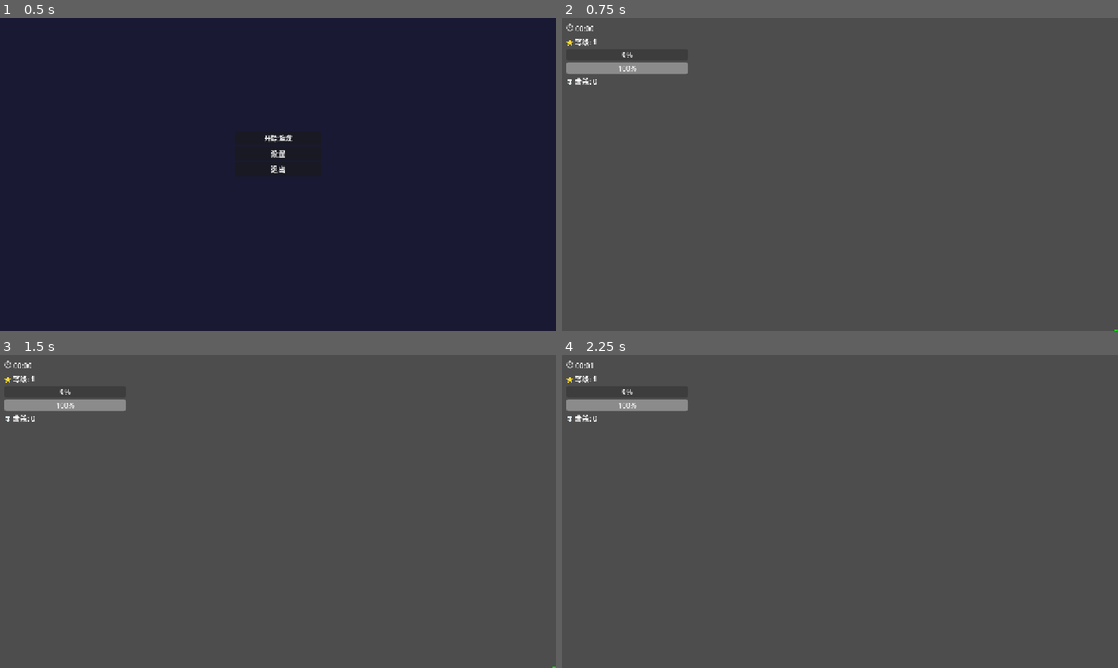
Above: before the commit, frames 1-4 (two rows, left to right).
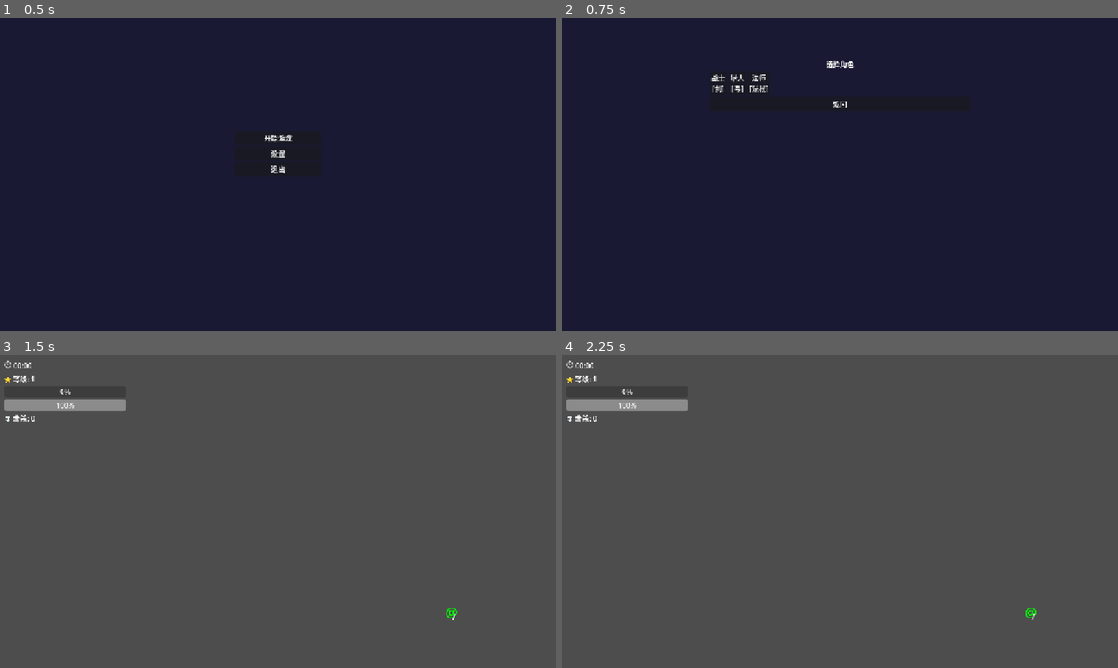
Above: after the commit, the same moments.

Repository: Coulky/milk
Game: Godot game, scene res://scenes/ui/main_menu.tscn
The game is run twice, just before and just after one commit, with the same random seed, the same clock (stepped at 60 frames per second) and the same inputs.
Inputs (mouse positions are in pixels of both pictures, inside the frame that each line leads up to):
- Up to frame 1 (0.5 s): no input
- Up to frame 2 (0.75 s): click "开始游戏" at 0.5 s
- Up to frame 3 (1.5 s): click (155, 420) at 1.25 s, where only the run after the commit has a clickable "战士 [剑]"
- Up to frame 4 (2.25 s): tap Enter (ui_accept) at 2 s; hold D (move_right) from 2.03 s (still down)

Frame 1 is identical in both runs. In frame 2, 100% of the frame differs, in the area x 0-100%, y 0-100%; in frame 3, less than 0.1%; in frame 4, less than 0.1%.

Commit message:
添加角色选择界面

Diff:
--- a/configs/characters.json
+++ b/configs/characters.json
@@ -12,6 +12,20 @@
       "attack": 10,
       "defense": 5,
       "starting_weapons": ["sword"],
+      "unlock_condition": null
+    },
+    {
+      "id": "hunter",
+      "name": "猎人",
+      "description": "远程攻击的猎人",
+      "symbol": "H",
+      "symbol_color": "#ffff00",
+      "model_path": "",
+      "max_health": 80,
+      "speed": 220,
+      "attack": 15,
+      "defense": 3,
+      "starting_weapons": ["bow"],
       "unlock_condition": null
     },
     {
--- a/configs/weapons.json
+++ b/configs/weapons.json
@@ -17,6 +17,25 @@
       "evolution": {
         "required_item": "armor",
         "evolves_to": "holy_sword"
+      }
+    },
+    {
+      "id": "bow",
+      "name": "弓",
+      "description": "远程武器，发射弓箭",
+      "type": "projectile",
+      "symbol": "|",
+      "symbol_color": "#88ff88",
+      "model_path": "",
+      "damage": 12,
+      "attack_speed": 1.2,
+      "range": 400,
+      "projectile_count": 1,
+      "projectile_speed": 600,
+      "piercing": 1,
+      "evolution": {
+        "required_item": "quiver",
+        "evolves_to": "holy_bow"
       }
     },
     {
--- /dev/null
+++ b/scenes/ui/character_select.tscn
@@ -0,0 +1,66 @@
+[gd_scene load_steps=2 format=3 uid="uid://character_select_scene"]
+
+[ext_resource type="Script" path="res://scripts/ui/character_select.gd" id="1_charselect"]
+
+[node name="CharacterSelect" type="Control"]
+layout_mode = 3
+anchors_preset = 15
+anchor_right = 1.0
+anchor_bottom = 1.0
+grow_horizontal = 2
+grow_vertical = 2
+script = ExtResource("1_charselect")
+
+[node name="Background" type="ColorRect" parent="."]
+anchors_preset = 15
+anchor_right = 1.0
+anchor_bottom = 1.0
+grow_horizontal = 2
+grow_vertical = 2
+color = Color(0.1, 0.1, 0.2, 1)
+
+[node name="VBoxContainer" type="VBoxContainer" parent="."]
+layout_mode = 2
+anchors_preset = 8
+anchor_left = 0.5
+anchor_top = 0.2
+anchor_right = 0.5
+anchor_bottom = 0.2
+offset_left = -300.0
+offset_top = -50.0
+offset_right = 300.0
+offset_bottom = 50.0
+
+[node name="Title" type="Label" parent="VBoxContainer"]
+layout_mode = 2
+text = "选择角色"
+horizontal_alignment = 1
+add_theme_font_size_override("font_size", 48)
+add_theme_color_override("font_color", Color(1, 1, 1))
+
+[node name="HSeparator" type="HSeparator" parent="VBoxContainer"]
+layout_mode = 2
+
+[node name="HBoxContainer" type="HBoxContainer" parent="VBoxContainer"]
+layout_mode = 2
+
+[node name="WarriorButton" type="Button" parent="VBoxContainer/HBoxContainer"]
+layout_mode = 2
+text = "战士\n[剑]"
+
+[node name="HunterButton" type="Button" parent="VBoxContainer/HBoxContainer"]
+layout_mode = 2
+text = "猎人\n[弓]"
+
+[node name="MageButton" type="Button" parent="VBoxContainer/HBoxContainer"]
+layout_mode = 2
+text = "法师\n[法杖]"
+
+[node name="BackButton" type="Button" parent="VBoxContainer"]
+layout_mode = 2
+text = "返回"
+
+[connection signal="pressed" from="VBoxContainer/HBoxContainer/WarriorButton" to="." method="_on_warrior_button_pressed"]
+[connection signal="pressed" from="VBoxContainer/HBoxContainer/HunterButton" to="." method="_on_hunter_button_pressed"]
+[connection signal="pressed" from="VBoxContainer/HBoxContainer/MageButton" to="." method="_on_mage_button_pressed"]
+[connection signal="pressed" from="VBoxContainer/BackButton" to="." method="_on_back_button_pressed"]
--- a/scripts/entities/player/player.gd
+++ b/scripts/entities/player/player.gd
@@ -1,6 +1,7 @@
 extends CharacterBody2D
 
-@export var character_id: String = "warrior"
+# 从 GameManager 获取选中的角色
+var character_id: String = ""
 
 var character_config: Dictionary = {}
 var max_health: int = 100
@@ -27,6 +28,8 @@
 @onready var weapons_container: Node2D = $Weapons
 
 func _ready():
+	# 从 GameManager 获取选中的角色
+	character_id = GameManager.selected_character
 	load_character_config()
 	setup_character()
 	add_starting_weapons()
--- a/scripts/main.gd
+++ b/scripts/main.gd
@@ -16,8 +16,12 @@
 func start_game():
 	GameManager.start_game()
 
+	# 计算视口中心位置
+	var viewport_size = get_viewport().size
+	var center_position = viewport_size / 2
+
 	player = player_scene.instantiate()
-	player.global_position = player_spawn.global_position
+	player.global_position = center_position
 	add_child(player)
 
 	game_ui.visible = true
--- a/scripts/managers/game_manager.gd
+++ b/scripts/managers/game_manager.gd
@@ -16,6 +16,7 @@
 var total_experience: int = 0
 var current_level: int = 1
 var experience_to_next_level: int = 10
+var selected_character: String = "warrior"  # 默认角色
 
 var player: Node2D = null
 var enemies: Array = []
--- /dev/null
+++ b/scripts/ui/character_select.gd
@@ -0,0 +1,29 @@
+extends Control
+
+var game_scene = preload("res://scenes/main.tscn")
+
+func _ready():
+	pass
+
+func _on_warrior_button_pressed():
+	# 选择战士角色
+	GameManager.selected_character = "warrior"
+	start_game()
+
+func _on_hunter_button_pressed():
+	# 选择猎人角色
+	GameManager.selected_character = "hunter"
+	start_game()
+
+func _on_mage_button_pressed():
+	# 选择法师角色
+	GameManager.selected_character = "mage"
+	start_game()
+
+func _on_back_button_pressed():
+	# 返回主菜单
+	get_tree().change_scene_to_file("res://scenes/ui/main_menu.tscn")
+
+func start_game():
+	# 切换到游戏场景
+	get_tree().change_scene_to_packed(game_scene)
--- a/scripts/ui/main_menu.gd
+++ b/scripts/ui/main_menu.gd
@@ -1,6 +1,6 @@
 extends Control
 
-var game_scene = preload("res://scenes/main.tscn")
+var character_select_scene = preload("res://scenes/ui/character_select.tscn")
 
 # 常用分辨率选项
 var resolutions = [
@@ -16,8 +16,8 @@
 	pass
 
 func _on_start_button_pressed():
-	# 使用推荐的场景切换方式，确保场景正确清理
-	get_tree().change_scene_to_packed(game_scene)
+	# 切换到角色选择场景
+	get_tree().change_scene_to_packed(character_select_scene)
 
 func _on_settings_button_pressed():
 	# 创建设置对话框
Not shown, added: scripts/ui/character_select.gd.uid
